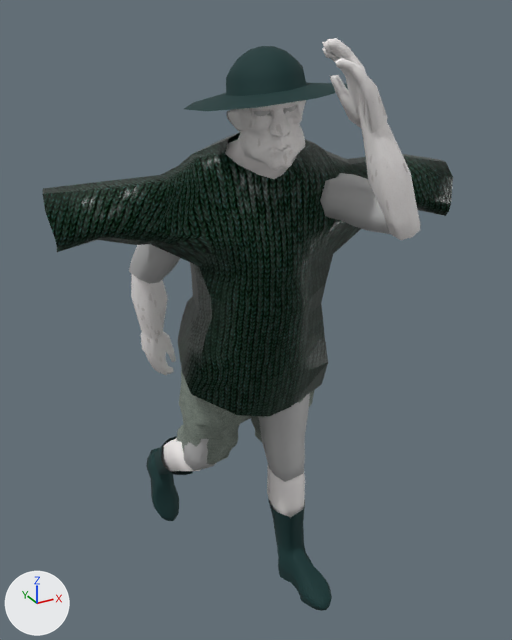
The FBX model Assets/Models/Male_Villager_4/Male_Villager_4.fbx as it was, and as the next commit left it.
Both versions are drawn from a 50 mm camera at (-0.99, -1.77, 2.02) aimed at (0.05, 0.12, 1.07). The axes (+X, +Y, +Z) are drawn at lower left. The lights are the same throughout. Both versions are drawn at frame 90 of the action 'Take 001'; the numbers are the values there.

The first picture shows 'Male_Villager4_Hat', 'Male_Villager4_Head', 'Male_Villager4_Left_Arm_Part_1', 'Male_Villager4_Left_Arm_Part_2', 'Male_Villager4_Pants', 'Male_Villager4_Right_Arm_Part_1', 'Male_Villager4_Right_Arm_Part_2', 'Male_Villager4_Right_Leg_Part_1', 'Male_Villager4_Shirt', 'Villager4_Left_Boot', 'Villager4_Right_Boot', 'Villager4_Right_Leg_Part_2'.
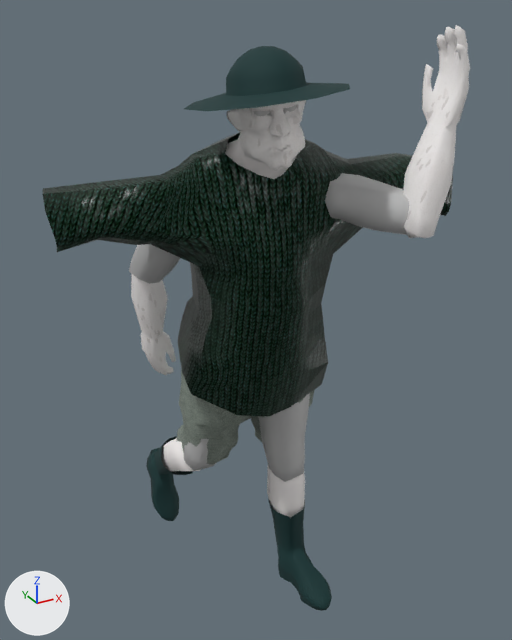
ob_right_arm_part_2 is not drawn itself; it is the parent of ob_male_villager4_right_arm_part_2.
ob_right_arm is not drawn itself; it is the parent of ob_right_arm_part_2, ob_male_villager4_right_arm_part_1.

Boxes (x1, y1, x2, y2) around the edits, measured in the pictures (512 x 640 px):
'Male_Villager4_Right_Arm_Part_2', turned: before (322, 38, 421, 240); after (403, 25, 470, 238)
'Male_Villager4_Right_Arm_Part_1', turned: before (320, 173, 390, 234); after (325, 173, 409, 235)

The change in detail:
Object 'Right_Arm_Part_2' (ob_right_arm_part_2) turns from (68, -66, -72) to (-60, -72, 58) degrees about x, y and z.
Object 'Right_Arm' (ob_right_arm) turns from (30, -94, -121) to (-90, -72, -0.8) degrees about x, y and z.
